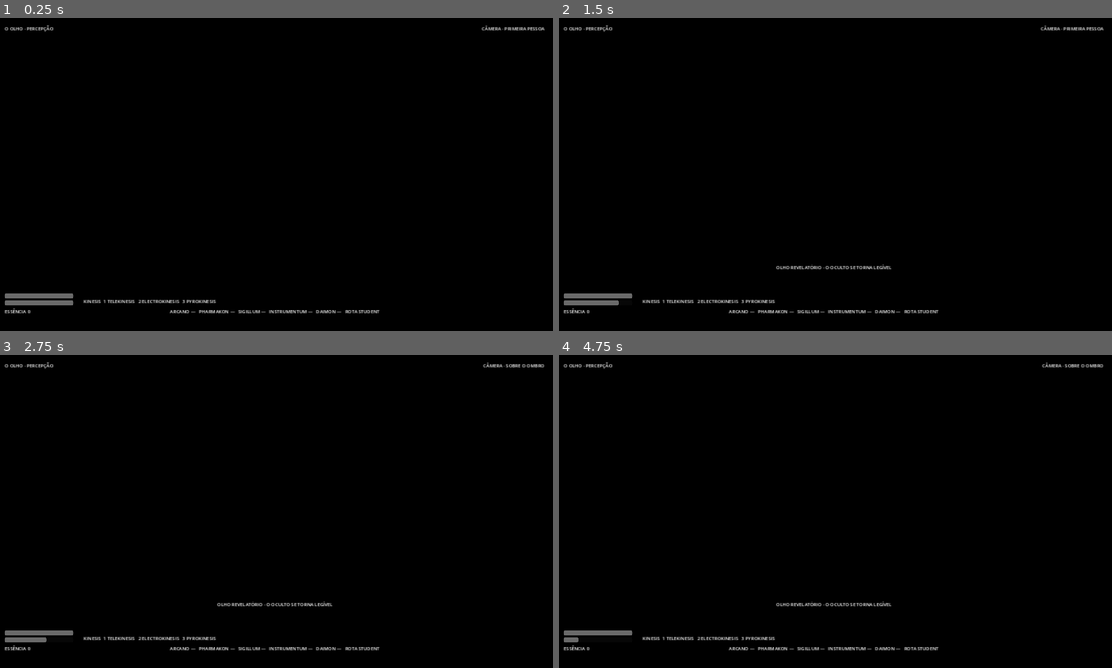
Above: before the commit, frames 1-4 (two rows, left to right).
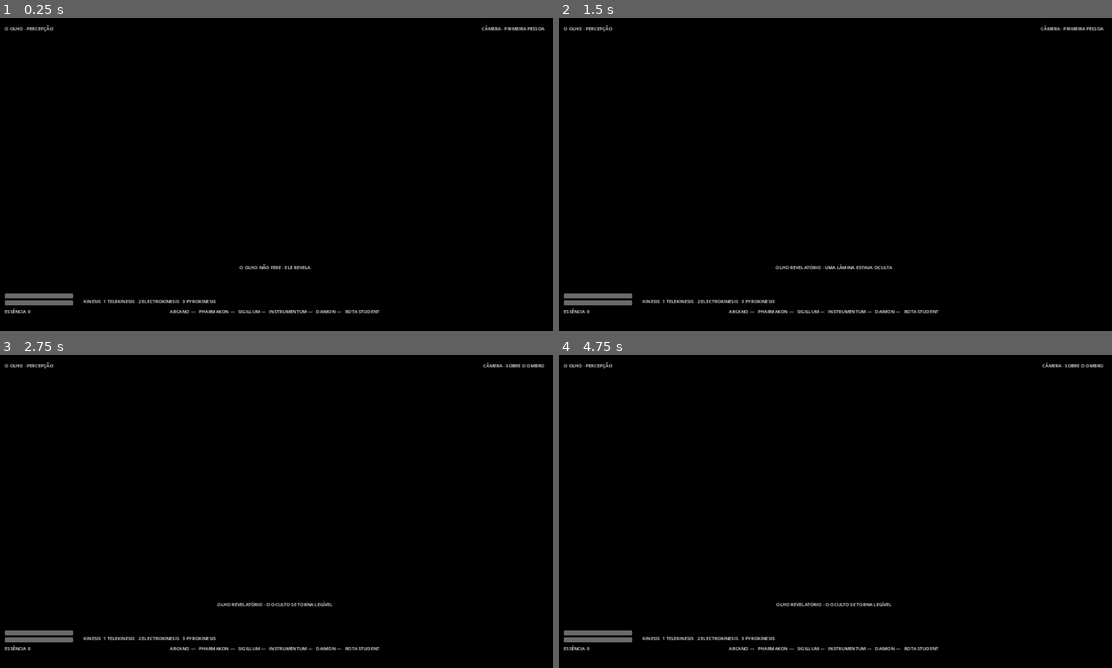
Above: after the commit, the same moments.

Repository: neuralSynapse/societaselectorum
Game: Godot game, scene res://scenes/boot/Main.tscn
The game is run twice, just before and just after one commit, with the same random seed, the same clock (stepped at 60 frames per second) and the same inputs.
Inputs (mouse positions are in pixels of both pictures, inside the frame that each line leads up to):
- Up to frame 1 (0.25 s): no input
- Up to frame 2 (1.5 s): tap Enter (ui_accept) at 0.5, 1.25 s; move the mouse to (863, 174) at 0.52 s; hold Right mouse button (power) 0.53-1.28 s; hold W (move_forward) from 0.53 s (still down); tap Space (jump) at 0.77 s; click (863, 174) at 0.8 s; move the mouse to (807, 174) at 1.27 s; click (807, 174) at 1.35 s
- Up to frame 3 (2.75 s): keep holding W (move_forward); tap Space (jump) at 1.52 s; right-click (248, 511) at 1.55 s; tap Enter (ui_accept) at 2 s; move the mouse to (287, 505) at 2.02 s; hold V (camera_toggle) from 2.03 s (still down); click (287, 505) at 2.3 s
- Up to frame 4 (4.75 s): keep holding W (move_forward); tap Enter (ui_accept) at 2.75, 3.5, 4.25 s; move the mouse to (824, 517) at 2.77 s; release V (camera_toggle) at 2.78 s; tap C (consume) at 2.85 s; tap Space (jump) at 3.02, 3.77, 4.52 s; right-click (824, 517) at 3.05 s; move the mouse to (874, 514) at 3.52 s; hold R (instrument) 3.53-4.28 s; click (874, 514) at 3.8 s; move the mouse to (791, 508) at 4.27 s; tap E (interact) at 4.35 s; right-click (791, 508) at 4.55 s

The runs differ from the first frame. In frame 1, 0.1% of the frame differs, in the area x 43-57%, y 78-81%; in frame 2, 0.2%, in the area x 10-61%, y 78-92%; in frame 3, less than 0.1%; in frame 4, 0.2%.

Commit message:
feat: enforce Revelatory Eye physical weapon opening

Diff:
--- a/game/chronica-harun/scripts/progression/StageDirector.gd
+++ b/game/chronica-harun/scripts/progression/StageDirector.gd
@@ -7,6 +7,7 @@
 const PLAYER_SCENE := preload("res://scenes/player/Player.tscn")
 const HUD_SCENE := preload("res://scenes/ui/HUD.tscn")
 const PICKUP_SCENE := preload("res://scenes/pickups/WorldPickup.tscn")
+const INITIAL_WEAPON_SCENE := preload("res://scenes/pickups/InitialWeaponPickup.tscn")
 const BOSS_SCENE := preload("res://scenes/bosses/BossBase.tscn")
 
 var special_rooms := SpecialRoomDirector.new()
@@ -28,6 +29,8 @@
 var rupture_charges := 1
 var primary_damage := 22.0
 var world_expansion: WorldExpansionRuntime
+var initial_weapon_pickup: InitialWeaponPickup
+var initial_weapon_gate_room: RoomShell
 
 func configure(next_world_root: Node3D, next_ui_root: CanvasLayer) -> void:
     world_root = next_world_root
@@ -54,6 +57,7 @@
     ui_root.add_child(hud)
     hud.bind_player(player)
     hud.set_objective("%s · %s" % [stage_data.get("title", "JORNADA"), stage_data.get("subtitle", "PROVA")])
+    _configure_initial_weapon_opening()
     _connect_runtime()
     _refresh_transformations()
     daimon_runtime.on_floor_started(_special_context())
@@ -160,6 +164,46 @@
     if direct:
         return direct
     return floor_instance.get_node_or_null("Rooms/special_" + id) as RoomShell
+
+func get_initial_weapon_pickup() -> Node:
+    return initial_weapon_pickup
+
+func _configure_initial_weapon_opening() -> void:
+    var current_id := String(stage_data.get("id", ""))
+    if current_id != "o_olho":
+        player.equip_initial_weapon()
+        return
+
+    initial_weapon_gate_room = _room("threshold")
+    if bool(GameState.meta_progression.get("initial_weapon_acquired", false)):
+        player.equip_initial_weapon()
+        if initial_weapon_gate_room:
+            initial_weapon_gate_room.set_portal_gate_locked(&"EastDoor", false)
+        return
+
+    player.set_primary_attack_enabled(false)
+    if initial_weapon_gate_room == null:
+        push_error("O OLHO threshold missing; cannot enforce initial weapon gate")
+        return
+
+    initial_weapon_gate_room.set_portal_gate_locked(&"EastDoor", true)
+    initial_weapon_pickup = INITIAL_WEAPON_SCENE.instantiate() as InitialWeaponPickup
+    initial_weapon_gate_room.add_child(initial_weapon_pickup)
+    var anchor := initial_weapon_gate_room.get_node_or_null("PickupAnchor") as Marker3D
+    initial_weapon_pickup.position = (anchor.position if anchor else Vector3.ZERO) + Vector3(1.8, 0.0, -1.6)
+    initial_weapon_pickup.collected.connect(_on_initial_weapon_collected)
+    hud.show_message("O OLHO NÃO FERE · ELE REVELA", 3.5)
+
+func _on_initial_weapon_collected(actor: Node) -> void:
+    if actor != player:
+        return
+    player.equip_initial_weapon()
+    GameState.meta_progression["initial_weapon_acquired"] = true
+    GameState.run_stats["initial_weapon_acquired"] = true
+    if initial_weapon_gate_room:
+        initial_weapon_gate_room.set_portal_gate_locked(&"EastDoor", false)
+    SaveService.save_campaign(GameState.to_save_data())
+    hud.show_message("LÂMINA ADQUIRIDA · O LIMIAR SE ABRE", 3.5)
 
 func _on_room_entered(room_id: StringName) -> void:
     var id := String(room_id)
@@ -222,11 +266,13 @@
     hud.show_boss(boss.display_name, 1.0, 1)
 
 func _on_primary_attack() -> void:
-    if player.primary_cooldown > 0.0:
+    if player.primary_cooldown > 0.0 or not player.is_primary_attack_enabled():
         return
     player.primary_cooldown = 0.32
     var target := player.get_aim_target()
     if target == null or not target.has_method("apply_damage"):
+        return
+    if player.get_aim_distance() > player.primary_attack_range:
         return
     var hp_ratio := 1.0
     if target.get("health") is Health:
@@ -238,10 +284,13 @@
     var power_id := StringName(stage_data.get("power_id", ""))
     if power_id == &"":
         return
-    if not player.spend_focus(20.0):
+    var power := ContentRegistry.get_power(power_id)
+    var cost_data: Dictionary = power.get("cost", {})
+    var resource := String(cost_data.get("resource", "focus"))
+    var amount := float(cost_data.get("amount", 20.0))
+    if resource == "focus" and amount > 0.0 and not player.spend_focus(amount):
         hud.show_message("FOCO INSUFICIENTE")
         return
-    var power := ContentRegistry.get_power(power_id)
     _apply_power(String(power.get("effect_id", power_id)))
 
 func _apply_power(effect_id: String) -> void:
@@ -249,7 +298,11 @@
         "revelatory_eye", "revelatory_eye_base":
             for enemy in active_enemies:
                 if is_instance_valid(enemy): enemy.set_meta("revealed_until", Time.get_ticks_msec() + 6000)
-            hud.show_message("OLHO REVELATÓRIO · O OCULTO SE TORNA LEGÍVEL")
+            if initial_weapon_pickup and is_instance_valid(initial_weapon_pickup) and not initial_weapon_pickup.is_revealed():
+                initial_weapon_pickup.reveal()
+                hud.show_message("OLHO REVELATÓRIO · UMA LÂMINA ESTAVA OCULTA", 4.0)
+            else:
+                hud.show_message("OLHO REVELATÓRIO · O OCULTO SE TORNA LEGÍVEL")
         "black_flame_matrix_base":
             for enemy in active_enemies:
                 if is_instance_valid(enemy) and enemy.global_position.distance_to(player.global_position) <= 5.5:
